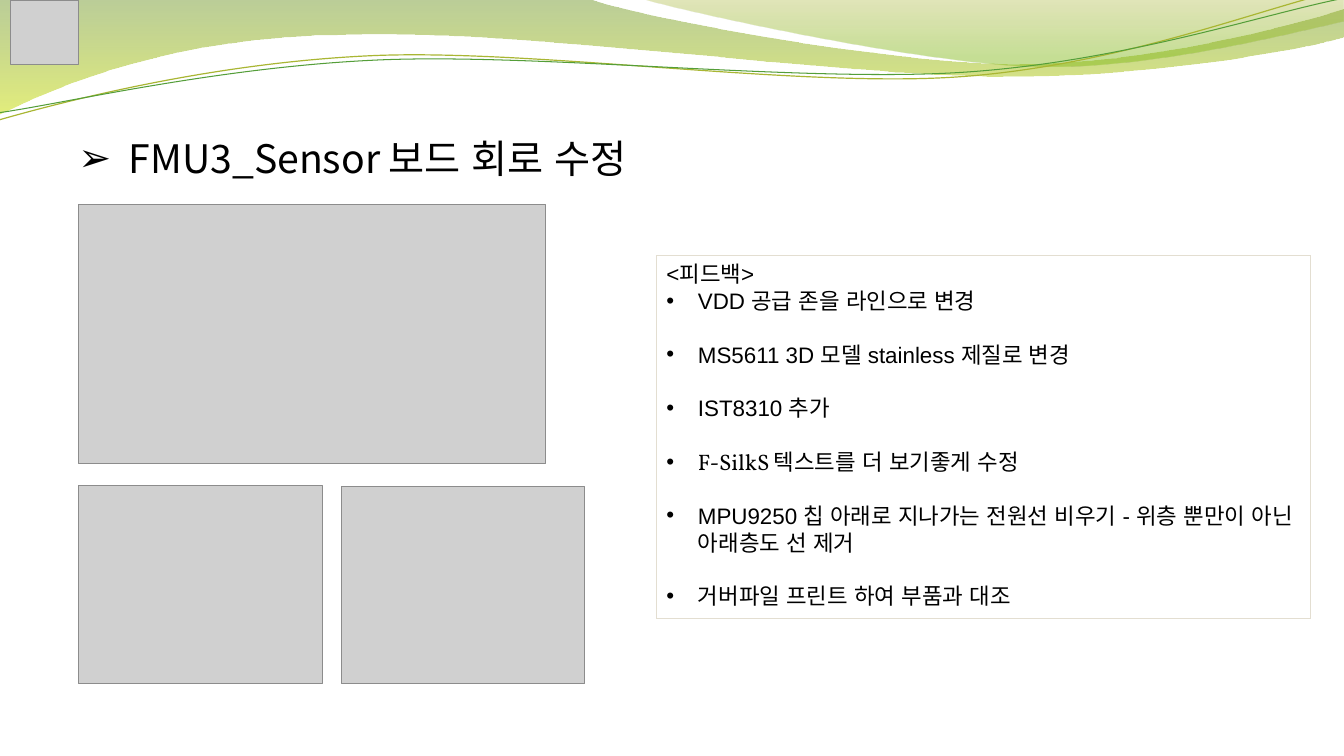
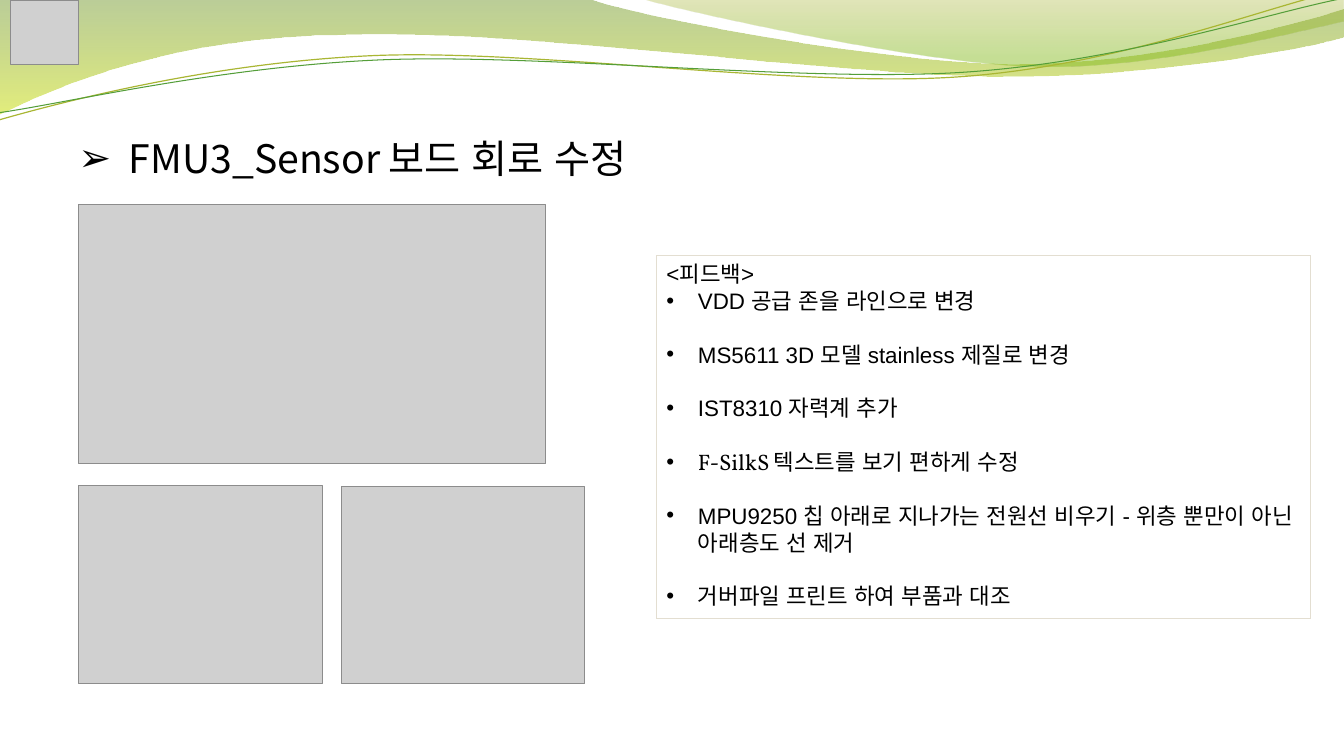
Before and after one commit to woos444/DroneMap_education, a slide deck: slide 25 of DroneMap 교육 중간보고서.pptx. Drawn at 1344x756 pixels with LibreOffice and Linux fonts; fonts in the diff are those of the drawing; grey boxes stand for pictures; background and template pictures are left out. Boxes give left, top, right and bottom in pixels: in the first picture for what was removed or moved away, otherwise in the second. Text is boxed around its words. In the diff, an @@ line names an element or a change of style, - is before the commit and + after.

Commit message:
sensor add parth

```diff
--- a/DroneMap 교육 중간보고서.pptx
+++ b/DroneMap 교육 중간보고서.pptx
@@ text in rectangle at bbox=[698, 397, 1019, 472]: text changed @@
-• IST8310 추가
-• F-SilkS 텍스트를 더 보기좋게 수정
+• IST8310 자력계 추가
+• F-SilkS 텍스트를 보기 편하게 수정
```
Also in this commit, not shown: 3 other slides changed.
